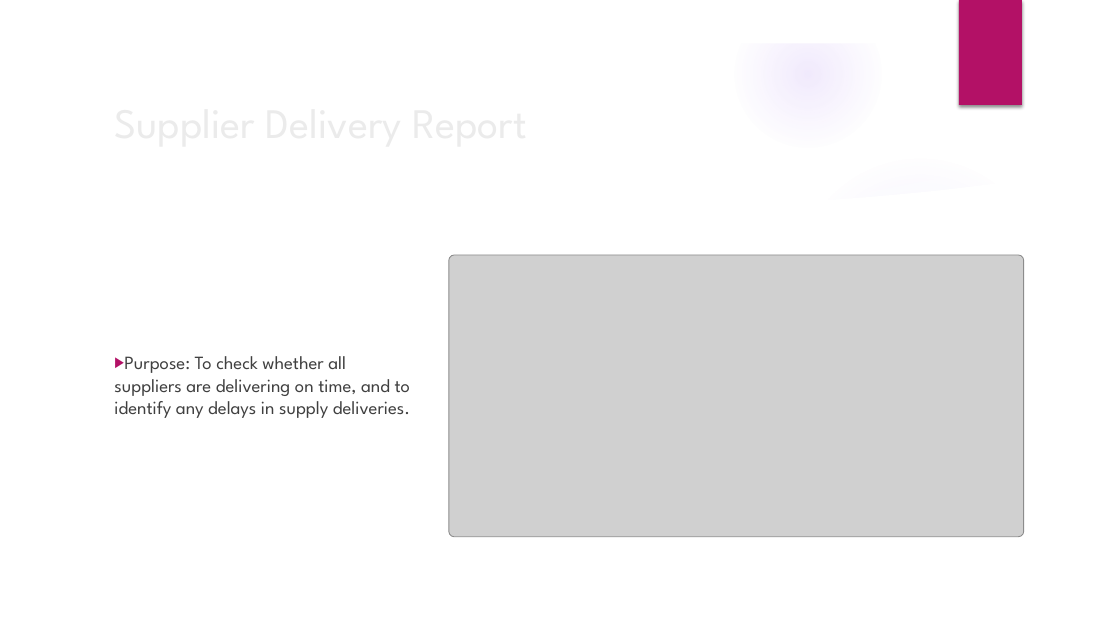
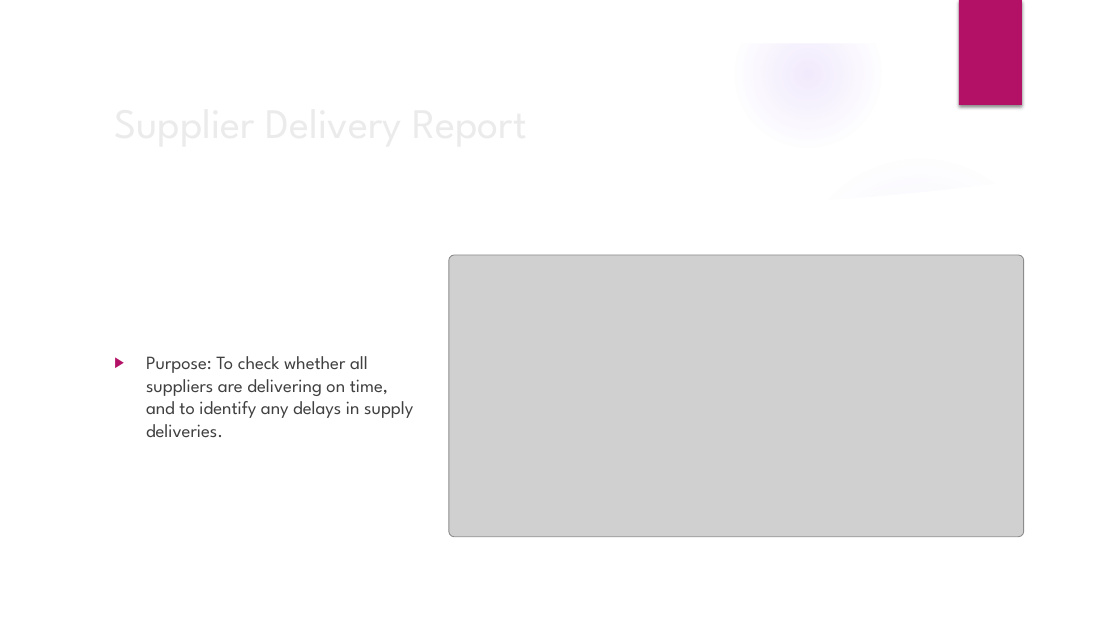
Before and after one commit to trueworthy/csd-310, a slide deck: slide 5 of module-11/group3-BacchusWinery.pptx. Drawn at 1120x630 pixels with LibreOffice and Linux fonts; fonts in the diff are those of the drawing; grey boxes stand for pictures; background and template pictures are left out. Boxes give left, top, right and bottom in pixels: in the first picture for what was removed or moved away, otherwise in the second. Text is boxed around its words. In the diff, an @@ line names an element or a change of style, - is before the commit and + after.

```diff
--- a/module-11/group3-BacchusWinery.pptx
+++ b/module-11/group3-BacchusWinery.pptx
@@ text "Purpose: To check whether all ..." at box(146, 356, 413, 437): indent changed @@
```
Also in this commit, not shown: 1 other slide changed, 1 slide added, 2 other files.
